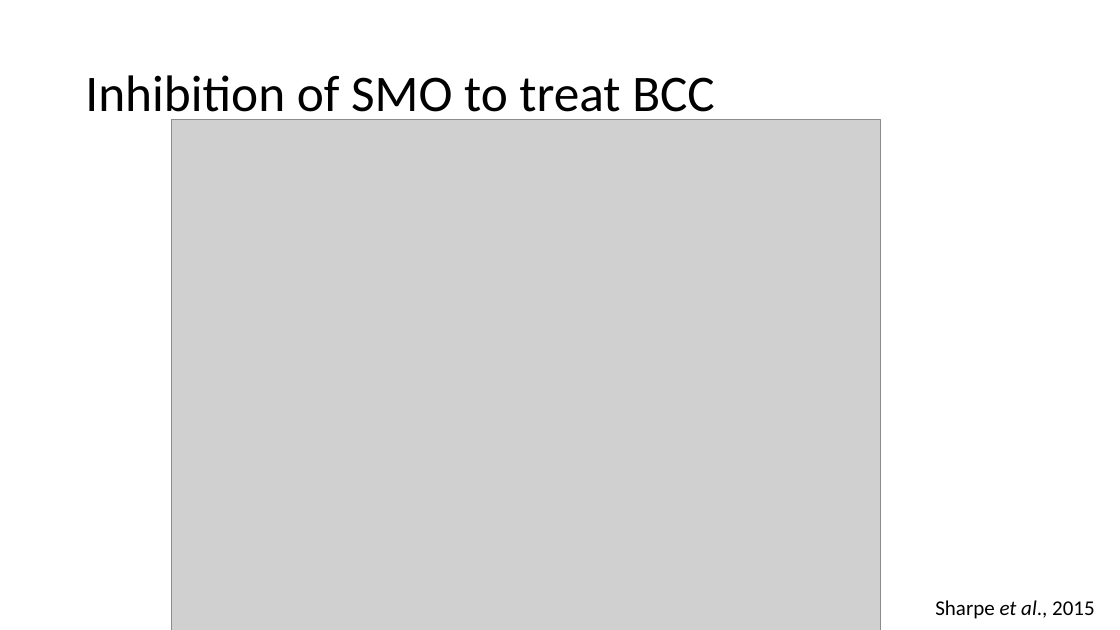
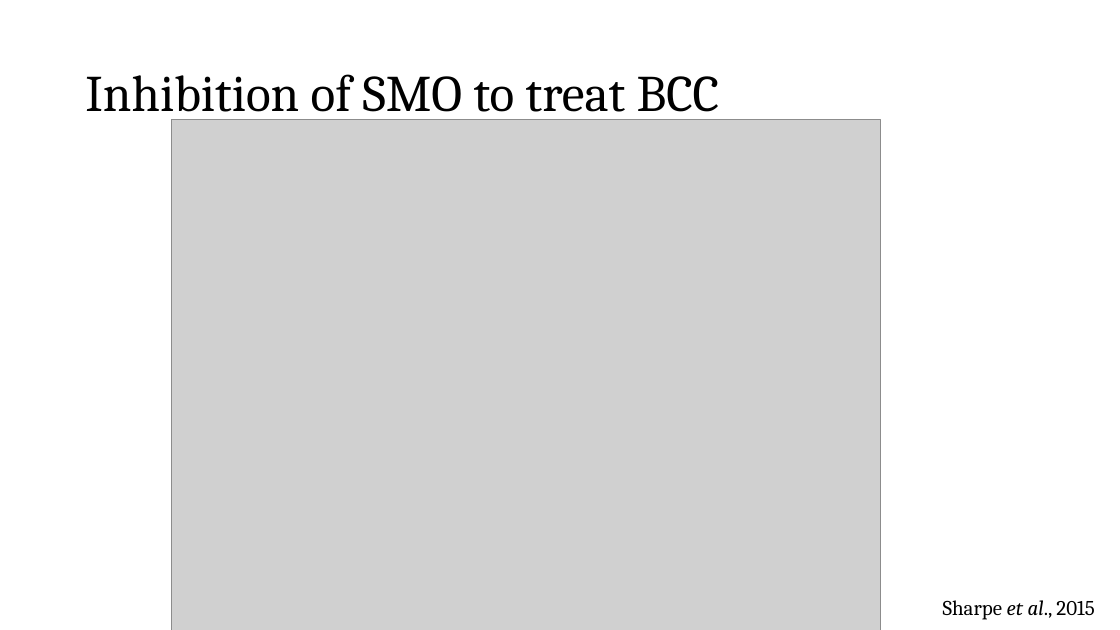
Before and after one commit to phalas25/ph-future-phd, a slide deck: slide 5 of Rotation Wrap Up Presentation.pptx. Drawn at 1120x630 pixels with LibreOffice and Linux fonts; fonts in the diff are those of the drawing; grey boxes stand for pictures. Boxes give left, top, right and bottom in pixels: in the first picture for what was removed or moved away, otherwise in the second. Text is boxed around its words. In the diff, an @@ line names an element or a change of style, - is before the commit and + after.

```diff
--- a/Rotation Wrap Up Presentation.pptx
+++ b/Rotation Wrap Up Presentation.pptx
@@ title "Inhibition of SMO to treat ..." at bbox=[85, 74, 720, 122]: font Calibri to Cambria @@
@@ text "Sharpe et al., 2015" at bbox=[943, 600, 1094, 620]: font Calibri to Cambria @@
```
Also in this commit, not shown: 12 other slides changed, 5 slides added, 1 slide removed, 5 other files.
